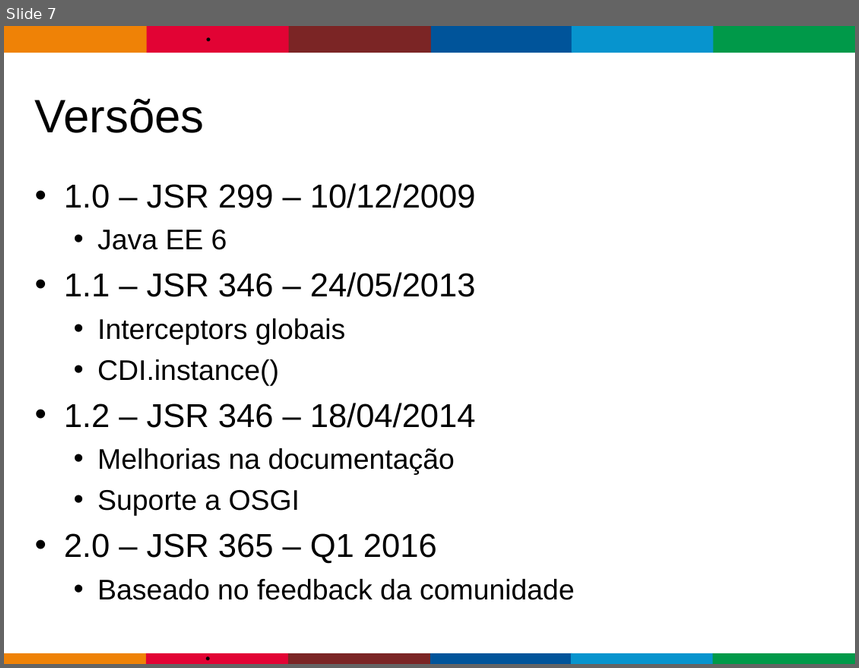
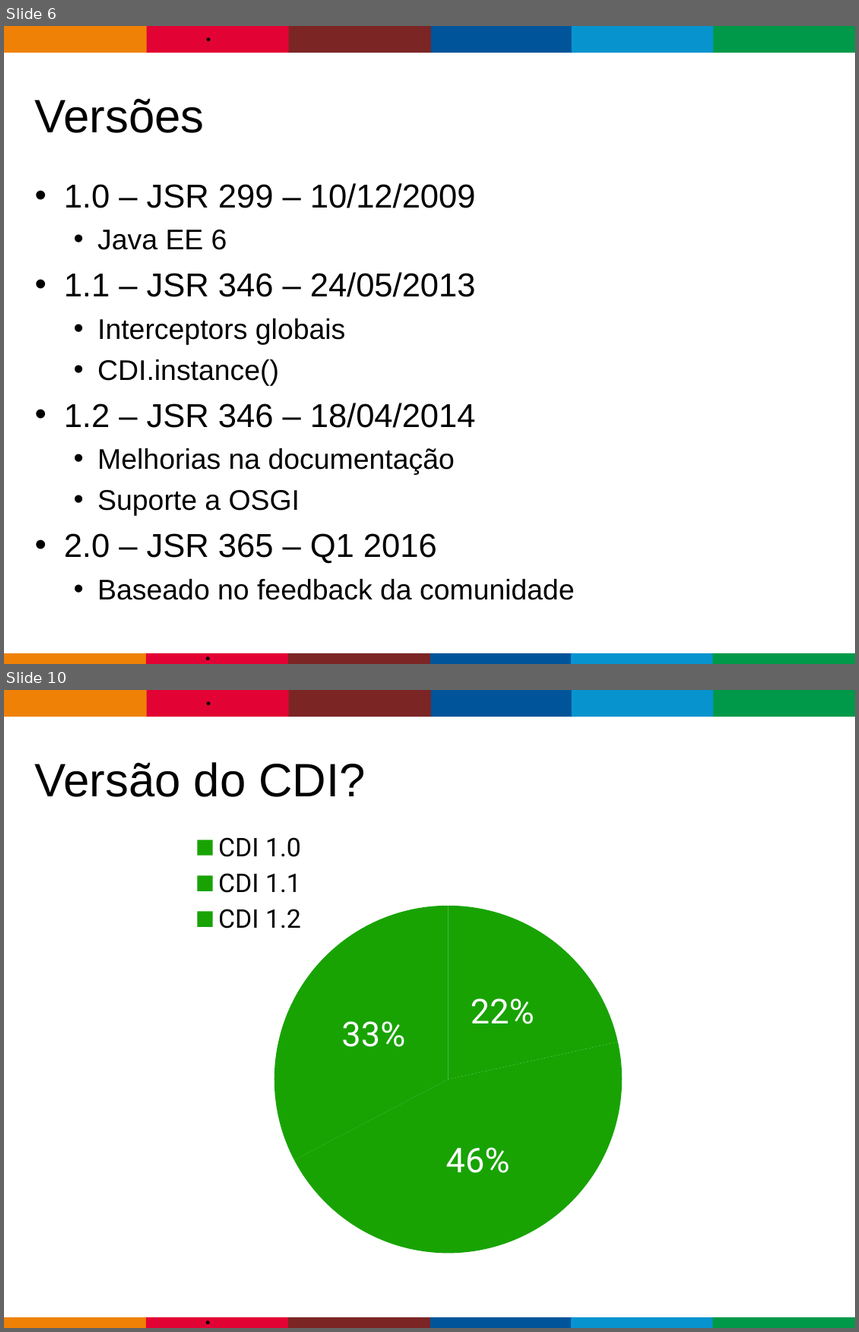
Before and after one commit to gastaldi/talks, a slide deck: CDI/TDC2015/TDC_2015-CDI-2.0.odp. Shown one above the other, each under a label of ours: slide 7 before the commit, slides 6 and 10 after it; the slides between them are not shown. The pictures are 859x668 and 859x1332 pixels, drawn with LibreOffice and Linux fonts; fonts in the diff are those of the drawing; background and template pictures are left out. Boxes give left, top, right and bottom in pixels: in the first picture for what was removed or moved away, otherwise in the second. Text is boxed around its words. In the diff, an @@ line names an element or a change of style, - is before the commit and + after.

```diff
--- a/CDI/TDC2015/TDC_2015-CDI-2.0.odp
+++ b/CDI/TDC2015/TDC_2015-CDI-2.0.odp
@@ slide 10 added at (4,690,855,1328), background #FFFFFF; not listed: 13 template elements that a slide beside it also shows @@
@@ title added at (35,762,365,797), 43.7 pt, text #000000 @@
+Versão do CDI?
@@ pie chart added at (186,825,680,1272) @@
+categories: CDI 1.0, CDI 1.1, CDI 1.2
+Series 1: 22, 46, 33
+Series 2: 22, 46, 33
@@ what was slide 7 is now slide 6 @@
```
Also in this commit, not shown: 5 slides changed, 9 other slides added, 4 slides removed.
